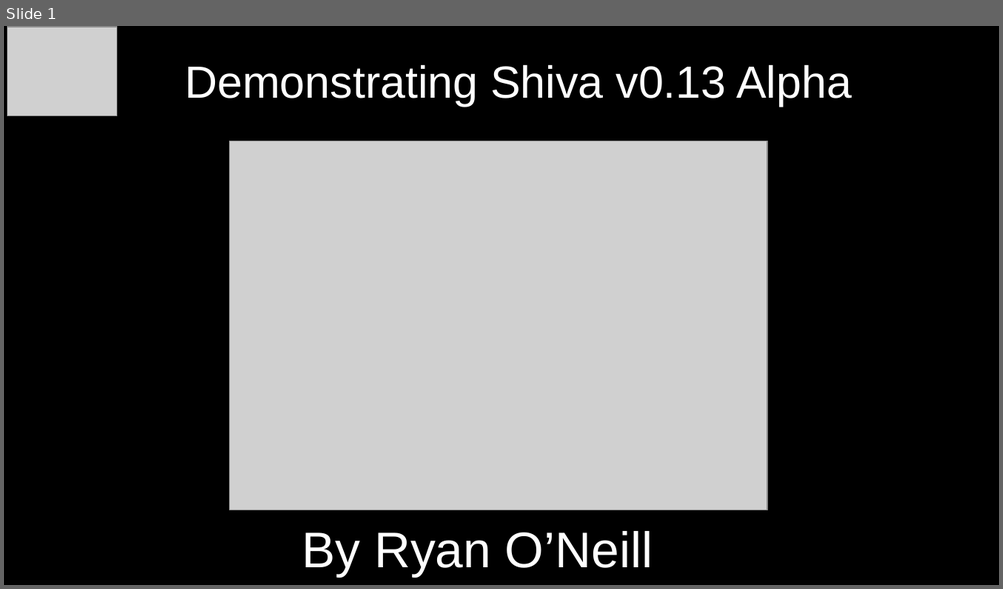
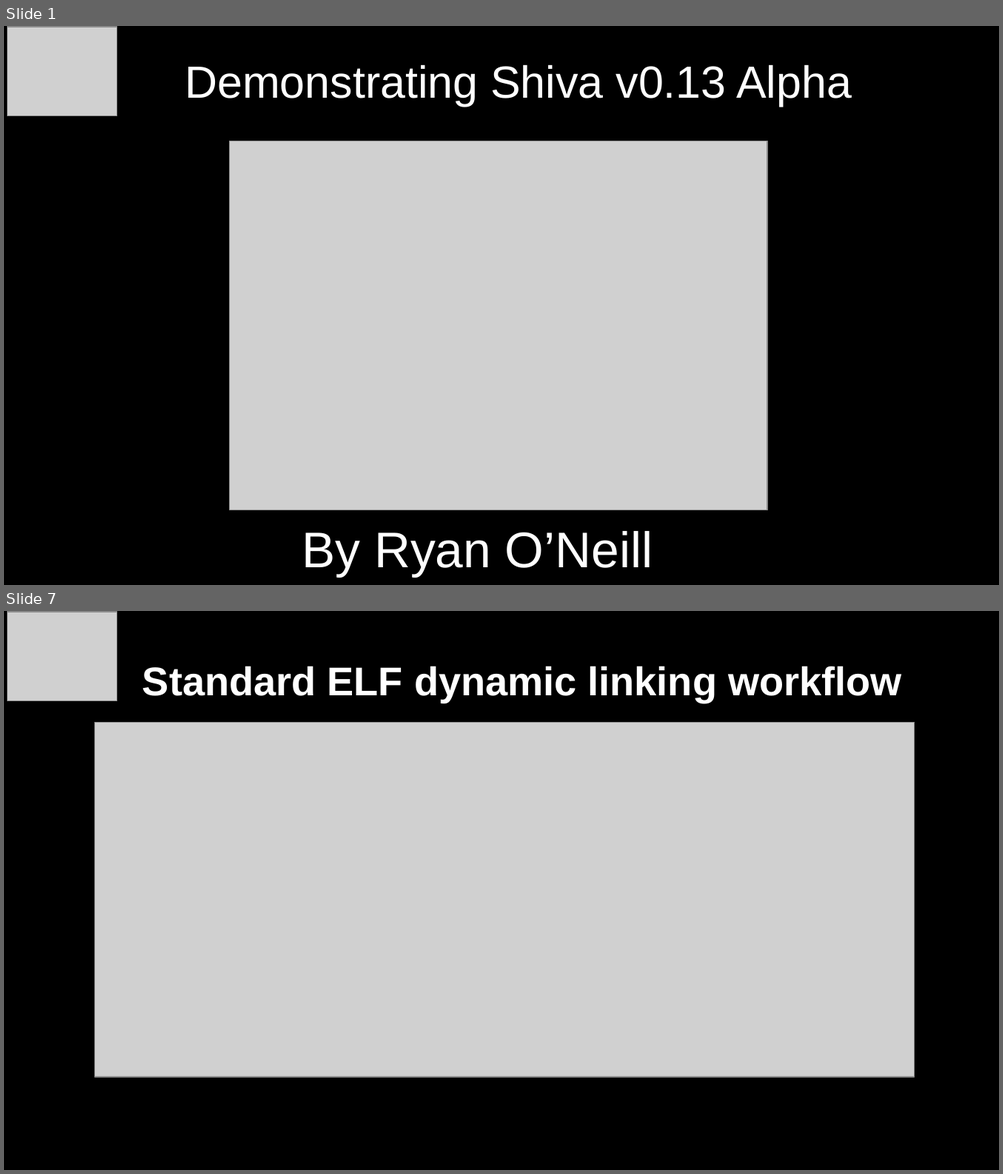
Before and after one commit to elfmaster/shiva_presentations, a slide deck: shiva-presentation-ais-darpa-oct-2023.odp. Shown one above the other, each under a label of ours: slide 1 before the commit, slides 1 and 7 after it; the slides between them are not shown. The pictures are 1003x589 and 1003x1174 pixels, drawn with LibreOffice and Linux fonts; fonts in the diff are those of the drawing; grey boxes stand for pictures. Boxes give left, top, right and bottom in pixels: in the first picture for what was removed or moved away, otherwise in the second. Text is boxed around its words. In the diff, an @@ line names an element or a change of style, - is before the commit and + after.

```diff
--- a/shiva-presentation-ais-darpa-oct-2023.odp
+++ b/shiva-presentation-ais-darpa-oct-2023.odp
@@ slide 7 added at [4,611,999,1170], background #000000 @@
@@ picture added at [8,612,116,701] @@
@@ title added at [142,666,902,703], 32 pt, text #FFFFFF, bold @@
+Standard ELF dynamic linking workflow
@@ picture added at [95,722,915,1078] @@
```
Also in this commit, not shown: 5 slides changed, 5 other slides added.
